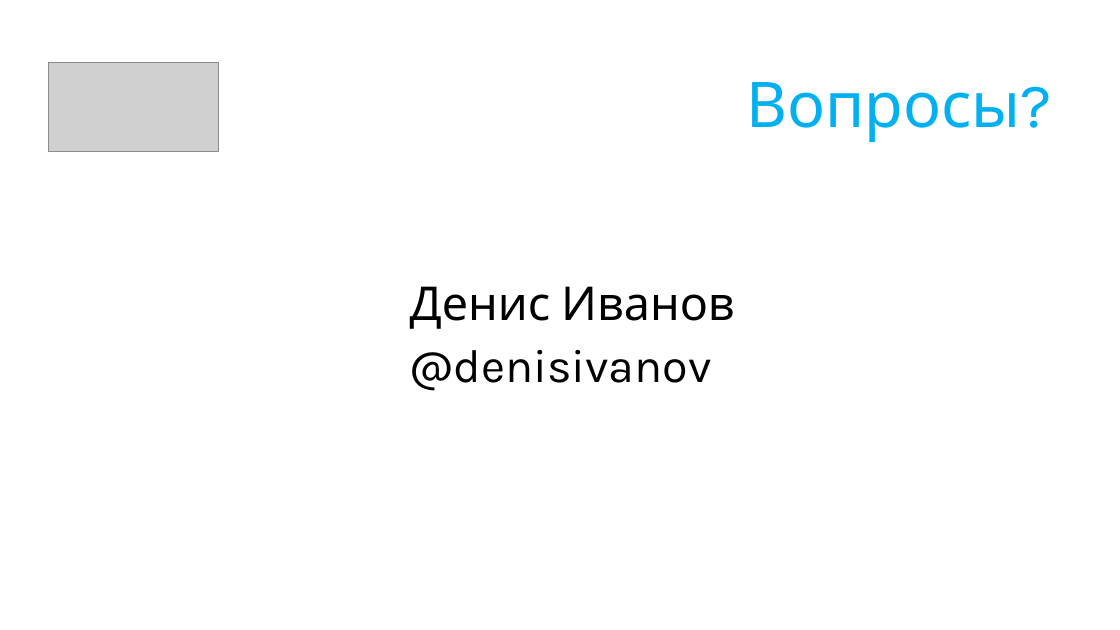
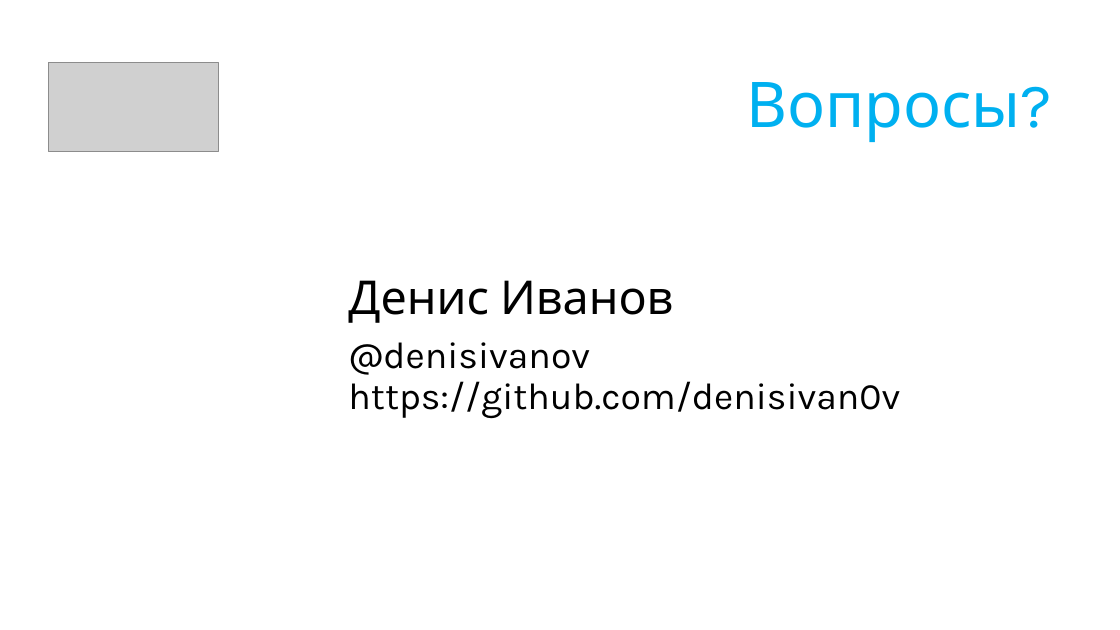
Before and after one commit to denisivan0v/devday-demo, a slide deck: slide 27 of DevDay-June-2014/Распределенные приложения и Azure Service Bus.pptx (slide 26 before the commit). Drawn at 1120x630 pixels with LibreOffice and Linux fonts; fonts in the diff are those of the drawing; grey boxes stand for pictures. Boxes give left, top, right and bottom in pixels: in the first picture for what was removed or moved away, otherwise in the second. Text is boxed around its words. In the diff, an @@ line names an element or a change of style, - is before the commit and + after.

Commit message:
presentation updated

```diff
--- a/DevDay-June-2014/Распределенные приложения и Azure Service Bus.pptx
+++ b/DevDay-June-2014/Распределенные приложения и Azure Service Bus.pptx
@@ text "Денис Иванов": place and size @@
-text "Денис Иванов" at (410,286,735,391)
+text "Денис Иванов" at (348,280,900,419)
@@ text at (348,342,900,419): text changed; size 40 to 32 pt @@
-@denisivanov
+@denisivanov
+https://github.com/denisivan0v
```
Also in this commit, not shown: 2 slides added, 1 other file.
